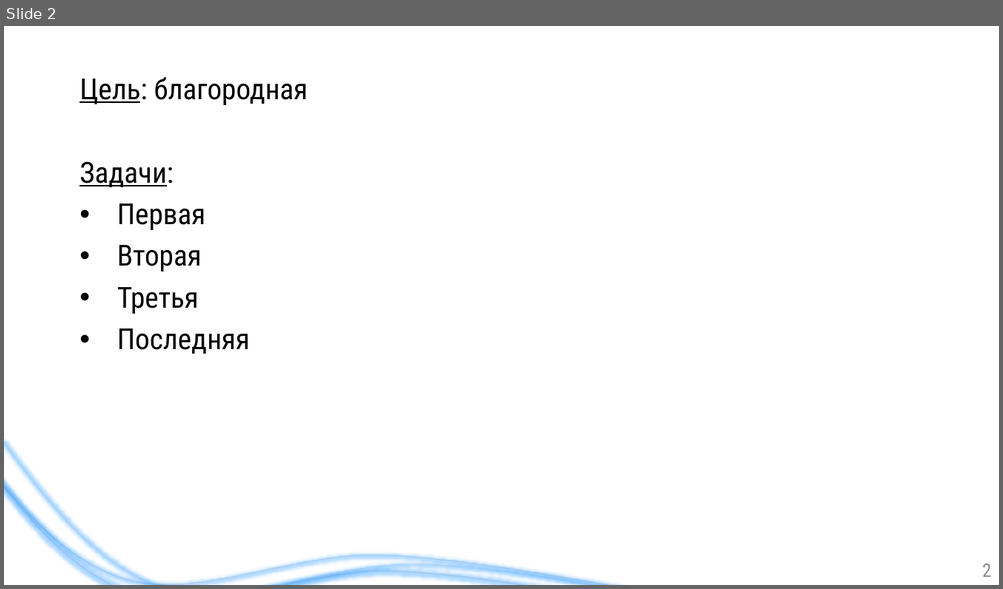
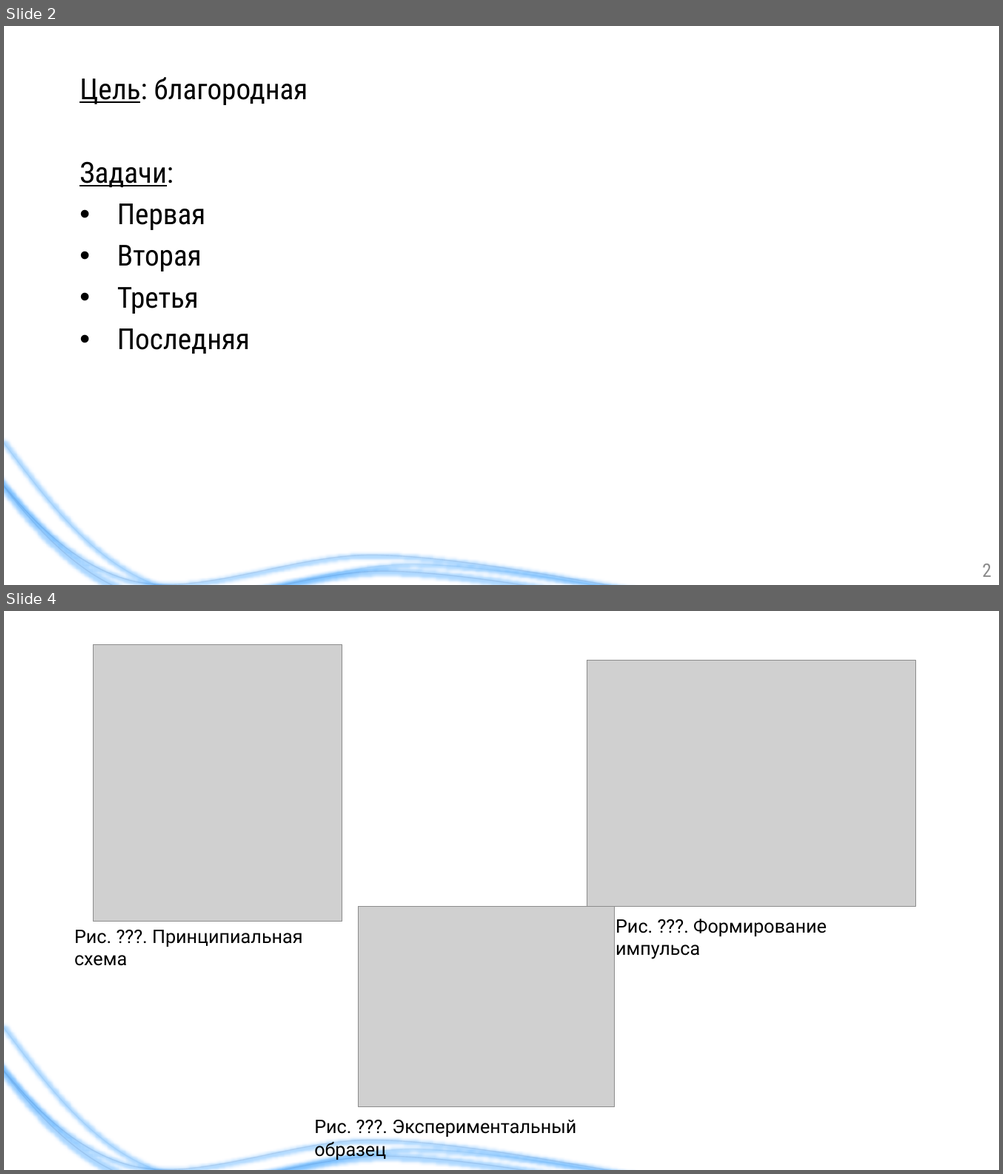
Before and after one commit to liveinscarlet/Study, a slide deck: НИР зима 2024/Величкина_презентация.pptx. Shown one above the other, each under a label of ours: slide 2 before the commit, slides 2 and 4 after it; the slides between them are not shown. The pictures are 1003x589 and 1003x1174 pixels, drawn with LibreOffice and Linux fonts; fonts in the diff are those of the drawing; grey boxes stand for pictures. Boxes give left, top, right and bottom in pixels: in the first picture for what was removed or moved away, otherwise in the second. Text is boxed around its words. In the diff, an @@ line names an element or a change of style, - is before the commit and + after.

```diff
--- a/НИР зима 2024/Величкина_презентация.pptx
+++ b/НИР зима 2024/Величкина_презентация.pptx
@@ slide 4 added at (4,611,999,1170), background #FFFFFF; not listed: 3 template elements that a slide beside it also shows @@
@@ picture added at (94,644,342,921) @@
@@ picture added at (586,661,916,906) @@
@@ picture added at (358,906,614,1108) @@
@@ text added at (615,919,826,960), 18 pt, text #000000 @@
+Рис. ???. Формирование импульса
@@ text added at (74,930,303,966), 18 pt, text #000000 @@
+Рис. ???. Принципиальная схема
@@ text added at (314,1120,576,1161), 18 pt, text #000000 @@
+Рис. ???. Экспериментальный образец
```
Also in this commit, not shown: 1 slide changed, 1 other slide added, 1 other file.
